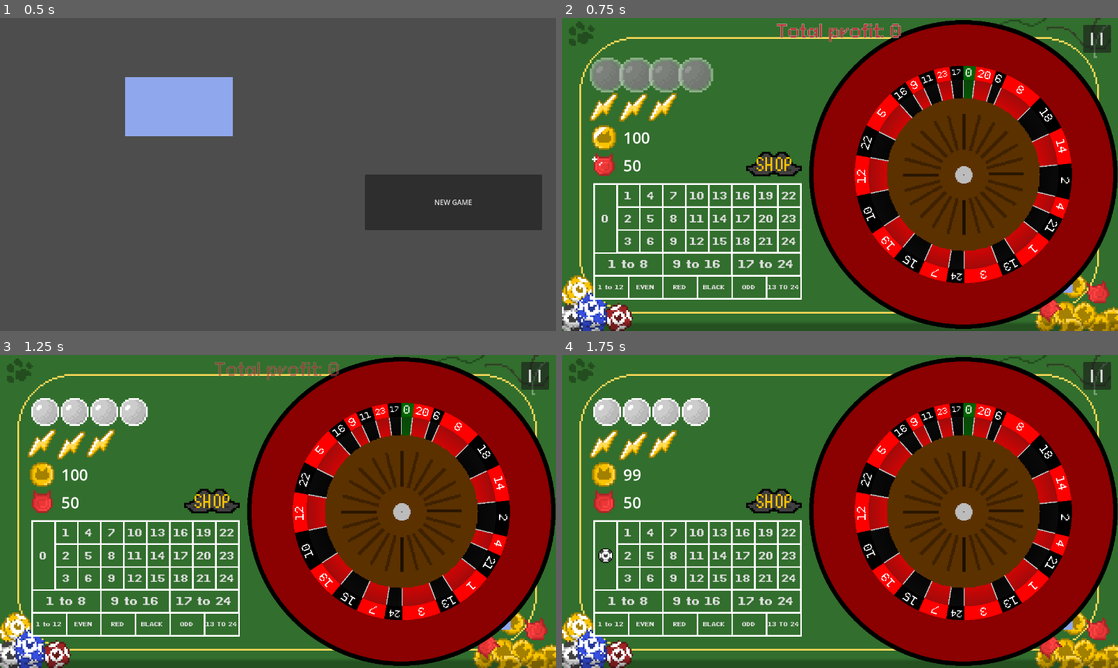
Above: before the commit, frames 1-4 (two rows, left to right).
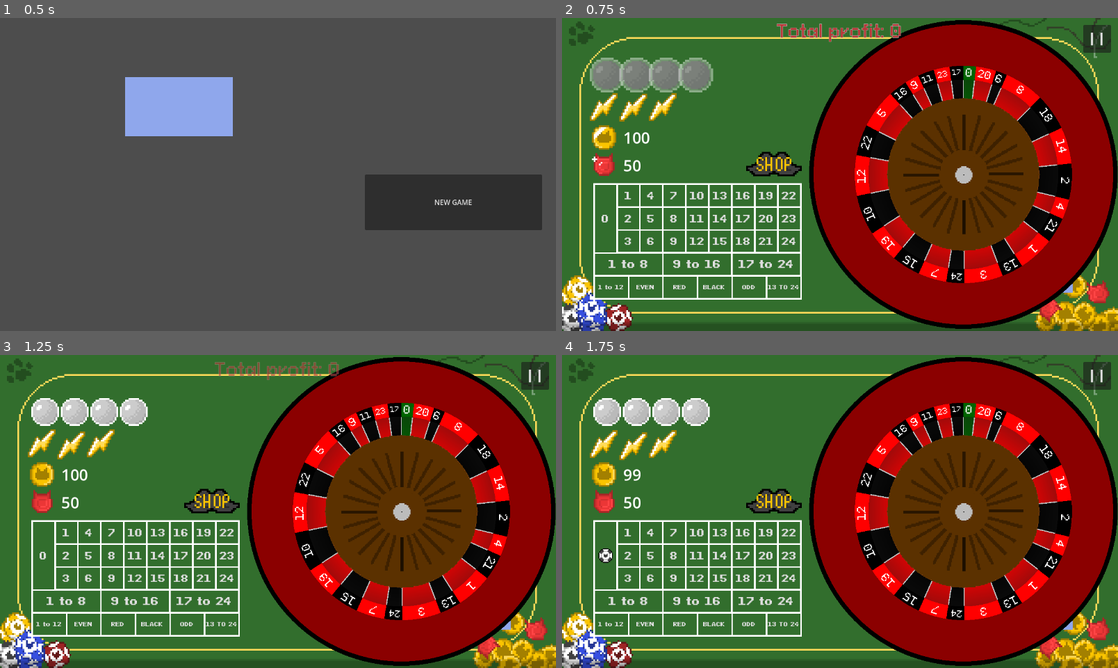
Above: after the commit, the same moments.

Repository: DuneRanger/Very-Serious-GameJam-2026
Game: Godot game, scene res://scenes/main.tscn
The game is run twice, just before and just after one commit, with the same random seed, the same clock (stepped at 60 frames per second) and the same inputs. Sound files missing from this copy of the repository are replaced by a short silence.
Inputs:
- Up to frame 1 (0.5 s): no input
- Up to frame 2 (0.75 s): click "NEW GAME" at 0.5 s
- Up to frame 3 (1.25 s): no input
- Up to frame 4 (1.75 s): click "0" at 1.25 s

Frame 1 is identical in both runs. In frame 2, 0.2% of the frame differs, in the area x 58-86%, y 25-75%; in frame 3, 0.2%; in frame 4, 0.2%.

Commit message:
Add functions to modify cell weights at runtime

Diff:
--- a/scenes/game/game_scene/roulette/roulette.gd
+++ b/scenes/game/game_scene/roulette/roulette.gd
@@ -94,7 +94,6 @@
 
 var inner_circle_radius : int = 350
 var inner_circle_colour : Color = Color.SADDLE_BROWN
-#var inner_circle_texture : Sprite2D = load("res://assets/textures/test.png")
 var cell_circle_radius : int = 500
 var outer_circle_radius : int = 700
 var outer_circle_colour : Color = Color.DARK_RED
@@ -135,9 +134,14 @@
 
 	draw_set_transform(Vector2(0, 0), 0)
 
+func rebuild_banks():
+	for child in get_children():
+		if child is RouletteBank:
+			remove_child(child)
+	build_banks()
+
 func prepare_textures():
-	var scale = Vector2(1, 1) * (inner_circle_radius + 4) / 75
-	print(scale)
+	var scale = Vector2(1, 1) * (inner_circle_radius + 2) / 75
 	$inner_wheel_sprite.apply_scale(scale)
 
 func draw_centre():
@@ -151,6 +155,16 @@
 	draw_cells()
 	draw_centre()
 	move_banks()
+
+func modify_cell_weight(idx: int, change: float):
+	cells[idx].weight += change
+	total_weight += change
+	rebuild_banks()
+
+# Calls the required functions to for a cell.weight change to actually occur
+func commit_cell_mod():
+	update_total_weight()
+	rebuild_banks()
 
 # -------------------------------- Physics --------------------------------
 
@@ -227,7 +241,6 @@
 	simulate_inclines(_delta)
 	decay_rotation(_delta)
 	rescue_orphaned_balls()
-	queue_redraw()
 	match (GameManagerGlobal.game_state):
 		GameEnums.game_states.SPIN_PHASE:
 			reset = true
@@ -244,12 +257,6 @@
 				GameManagerGlobal.caughtCells = temp
 				GameManagerGlobal.modify_game_state(GameEnums.game_states.STOP_PHASE)
 				fast_decay = false
-			#else:
-				#var text = ""
-				#for ball in balls:
-					#if ball.settled == false:
-						#text += str(round(ball.get_speed())) + str(ball.caught_cell != null) + ", "
-				#print(text)
 		GameEnums.game_states.STOP_PHASE:
 			if GameManagerGlobal.applying_boost: rotate_roulette(_delta)
 		GameEnums.game_states.BET_PHASE:
@@ -261,7 +268,7 @@
 			pass
 
 func _process(_delta: float):
-	pass
+	queue_redraw()
 
 # -------------------------------- Banks --------------------------------
 
